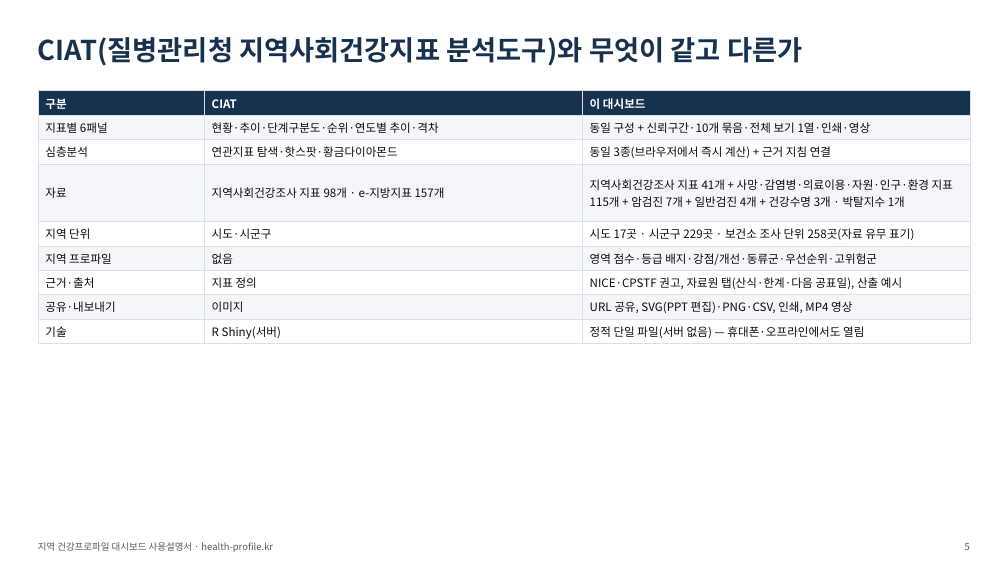
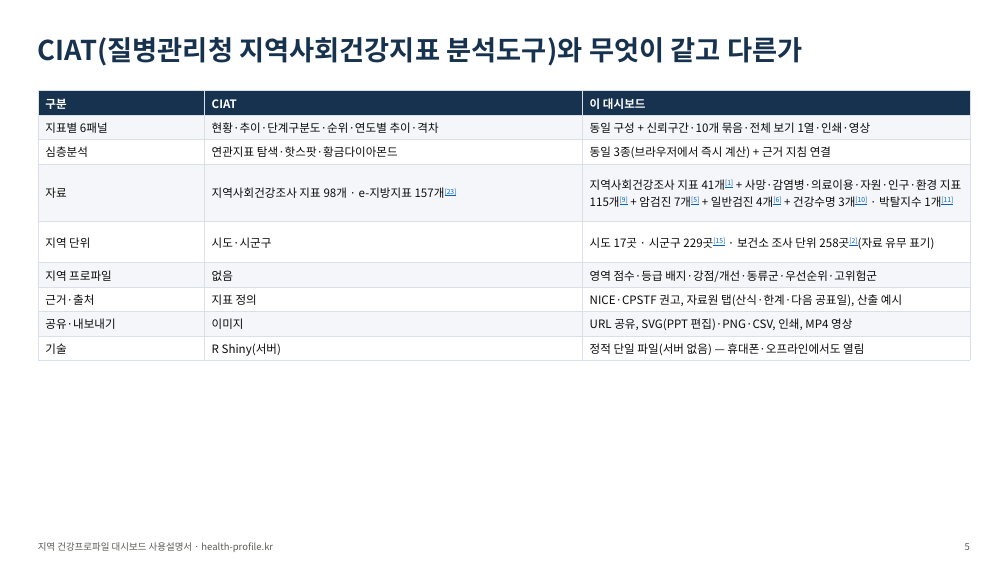
Before and after one commit to soonryu74/soonryu74.github.io, a slide deck: slide 5 of health-dashboard/docs/지역건강프로파일_대시보드_사용설명서_v1.pptx. Drawn at 1008x567 pixels with LibreOffice and Linux fonts; fonts in the diff are those of the drawing. Boxes give left, top, right and bottom in pixels: in the first picture for what was removed or moved away, otherwise in the second. Text is boxed around its words. In the diff, an @@ line names an element or a change of style, - is before the commit and + after.

```diff
--- a/health-dashboard/docs/지역건강프로파일_대시보드_사용설명서_v1.pptx
+++ b/health-dashboard/docs/지역건강프로파일_대시보드_사용설명서_v1.pptx
@@ table at [38,91,970,360] @@
-row 4, column 2: 지역사회건강조사 지표 98개 · e-지방지표 157개
+row 4, column 2: 지역사회건강조사 지표 98개 · e-지방지표 157개[23]
-row 4, column 3: 지역사회건강조사 지표 41개 + 사망·감염병·의료이용·자원·인구·환경 지표 115개 + 암검진 7개 + 일반검진 4개 + 건강수명 3개 · 박탈지수 1개
+row 4, column 3: 지역사회건강조사 지표 41개[1] + 사망·감염병·의료이용·자원·인구·환경 지표 115개[9] + 암검진 7개[5] + 일반검진 4개[6] + 건강수명 3개[10] · 박탈지수 1개[11]
-row 5, column 3: 시도 17곳 · 시군구 229곳 · 보건소 조사 단위 258곳(자료 유무 표기)
+row 5, column 3: 시도 17곳 · 시군구 229곳[15] · 보건소 조사 단위 258곳[2](자료 유무 표기)
```
Also in this commit, not shown: 17 other slides changed, 2 slides added, 30 other files.
